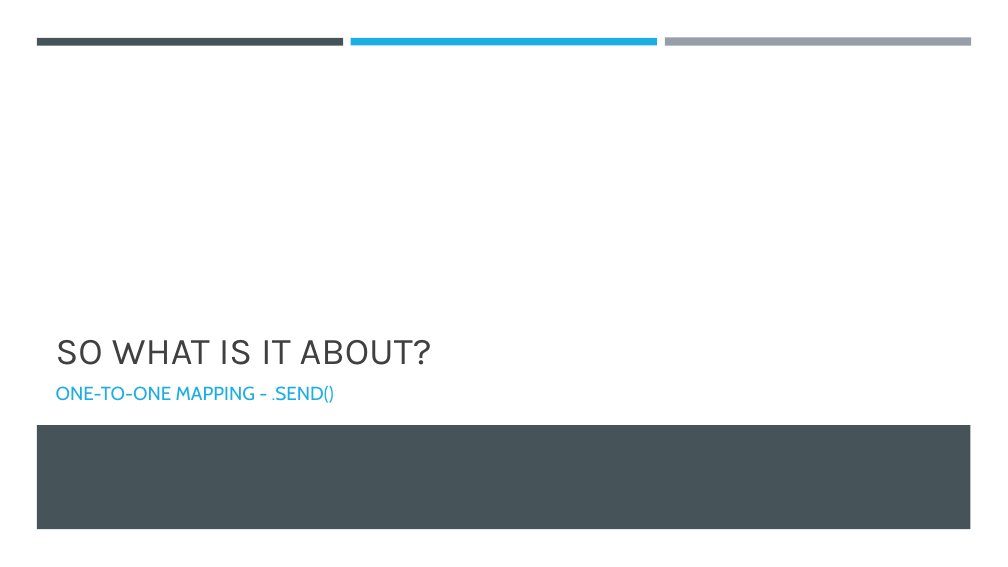
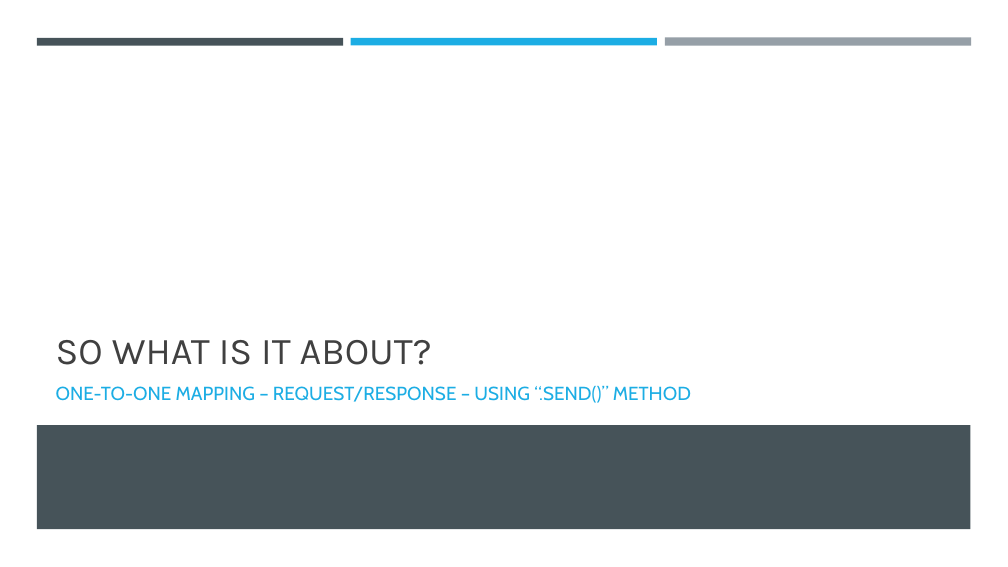
Before and after one commit to vesou/MediatRDemo, a slide deck: slide 5 of How to decouple your code.pptx. Drawn at 1008x567 pixels with LibreOffice and Linux fonts; fonts in the diff are those of the drawing. Boxes give left, top, right and bottom in pixels: in the first picture for what was removed or moved away, otherwise in the second. Text is boxed around its words. In the diff, an @@ line names an element or a change of style, - is before the commit and + after.

```diff
--- a/How to decouple your code.pptx
+++ b/How to decouple your code.pptx
@@ text at (x1=56, y1=386, x2=691, y2=403): text changed @@
-ONE-TO-ONE MAPPING - .SEND()
+ONE-TO-ONE MAPPING – REQUEST/RESPONSE – USING “.SEND()” METHOD
```
Also in this commit, not shown: 3 other slides changed.
